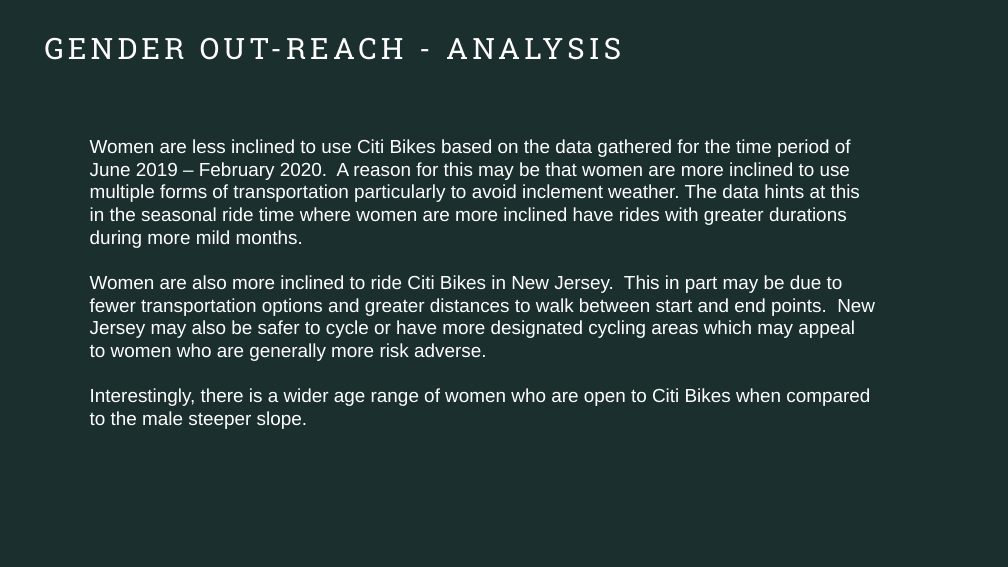
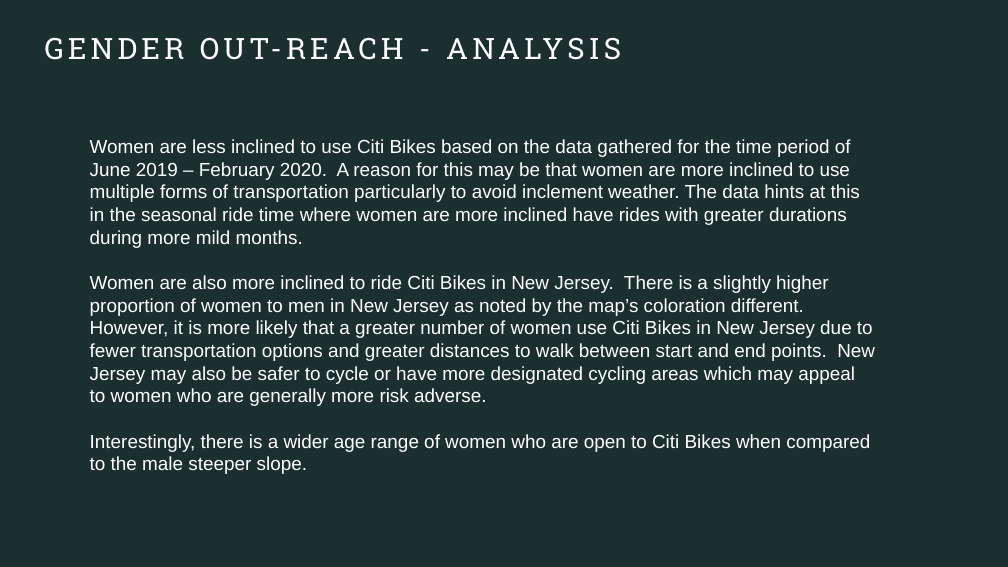
Before and after one commit to LJeanParrish/Tableau_Challenge, a slide deck: slide 5 of CitiBikes_Analysis.pptx. Drawn at 1008x567 pixels with LibreOffice and Linux fonts; fonts in the diff are those of the drawing. Boxes give left, top, right and bottom in pixels: in the first picture for what was removed or moved away, otherwise in the second. Text is boxed around its words. In the diff, an @@ line names an element or a change of style, - is before the commit and + after.

Commit message:
updated powerpoint

```diff
--- a/CitiBikes_Analysis.pptx
+++ b/CitiBikes_Analysis.pptx
@@ text at (x1=90, y1=275, x2=875, y2=406): text changed @@
-Women are also more inclined to ride Citi Bikes in New Jersey. This in part may be due to fewer transportation options and greater distances to walk between start and end points. New Jersey may also be safer to cycle or have more designated cycling areas which may appeal to women who are generally more risk adverse.
+Women are also more inclined to ride Citi Bikes in New Jersey. There is a slightly higher proportion of women to men in New Jersey as noted by the map’s coloration different. However, it is more likely that a greater number of women use Citi Bikes in New Jersey due to fewer transportation options and greater distances to walk between start and end points. New Jersey may also be safer to cycle or have more designated cycling areas which may appeal to women who are generally more risk adverse.
```
Also in this commit, not shown: 2 other slides changed, 1 other file.
